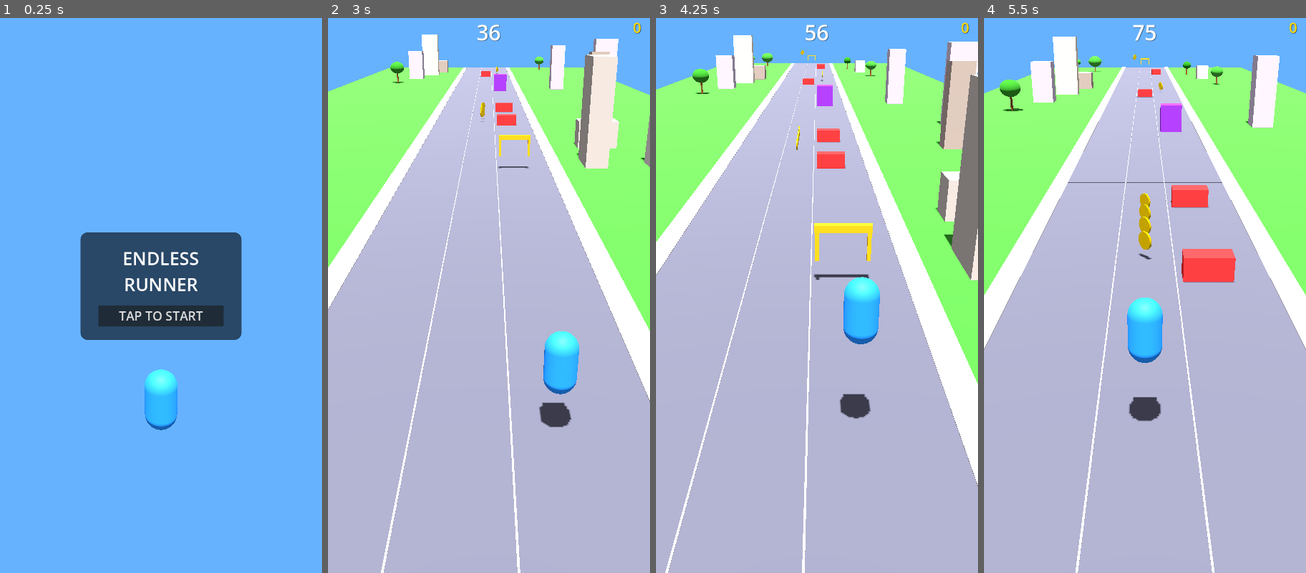
Above: before the commit, frames 1-4 (left to right).
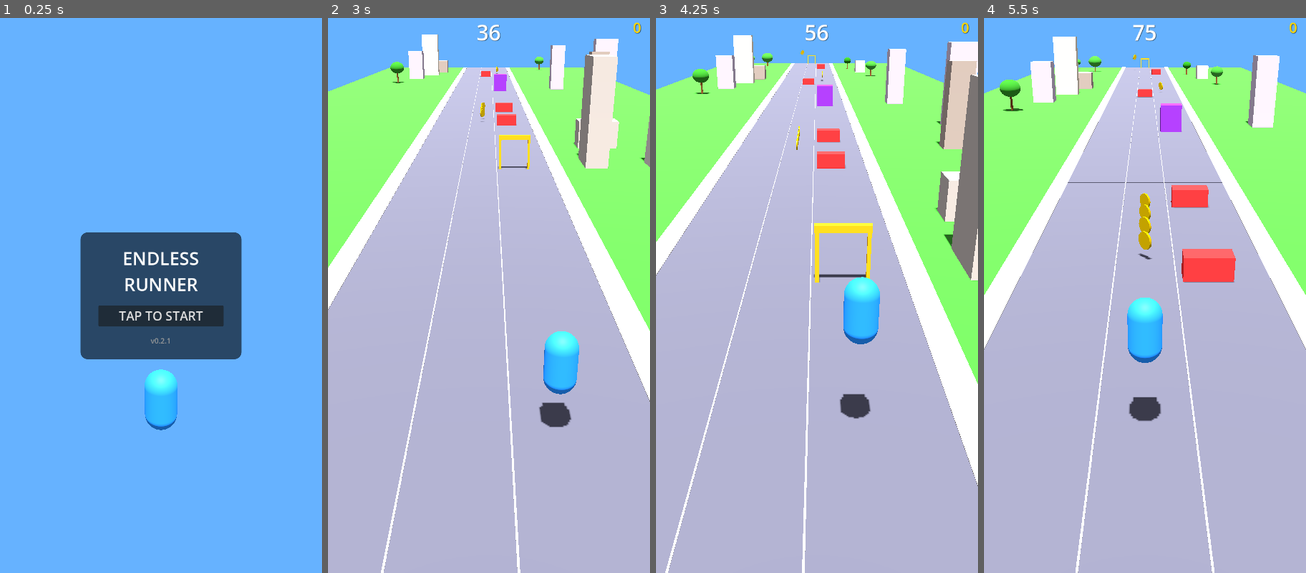
Above: after the commit, the same moments.

Repository: mikhailshilkov/endless-runner
Game: Godot game, scene res://scenes/main.tscn
Two runs of this game, one before a commit and one after it. Both use one fixed random seed, a clock stepped at 60 frames per second and the inputs below.
Inputs (mouse positions are in pixels of both pictures, inside the frame that each line leads up to):
- Up to frame 1 (0.25 s): no input
- Up to frame 2 (3 s): click "TAP TO START" at 0.5 s; move the mouse to (559, 256) at 1.27 s; hold D (move_right) 1.28-2.03 s; hold Space (jump) 1.28-2.03 s; click (559, 256) at 1.42 s; move the mouse to (424, 312) at 2.02 s; hold A (move_left) 2.03-2.78 s; tap S (slide) at 2.1 s; tap Space (jump) at 2.27, 2.3, 2.57 s; move the mouse to (521, 162) at 2.77 s; hold D (move_right) from 2.78 s (still down); hold Space (jump) from 2.78 s (still down)
- Up to frame 3 (4.25 s): keep holding D (move_right); move the mouse to (800, 400) at 3.52 s; release Space (jump) at 3.53 s; tap S (slide) at 3.6 s; click (800, 400) at 3.67 s; tap Space (jump) at 3.77, 3.8, 4.07 s
- Up to frame 4 (5.5 s): move the mouse to (1241, 373) at 4.27 s; release D (move_right) at 4.28 s; hold Space (jump) 4.28-5.03 s; hold A (move_left) from 4.28 s (still down); move the mouse to (1048, 201) at 5.02 s; tap S (slide) at 5.1 s; tap Space (jump) at 5.27, 5.3 s

The runs differ from the first frame. In frame 1, 1.8% of the frame differs, in the area x 24-76%, y 56-62%; in frame 2, less than 0.1%; in frame 3, 0.1%; in frame 4, less than 0.1%.

Commit message:
v0.2.1: Accumulating hearts, obstacle fixes, HUD improvements
- Hearts now accumulate (collect multiple, lose one per hit)
- HUD shows red heart symbols instead of text
- High obstacles: poles grounded, collision extends upward (no jumping over)
- Obstacle destruction effect on heart use
- Renamed shield to heart throughout
- Version label on start screen

Co-Authored-By: Claude Opus 4.6 <noreply@anthropic.com>

Diff:
--- a/scenes/hud.tscn
+++ b/scenes/hud.tscn
@@ -46,6 +46,15 @@
 horizontal_alignment = 2
 vertical_alignment = 1
 
+[node name="HeartContainer" type="HBoxContainer" parent="."]
+visible = false
+anchors_preset = 0
+offset_left = 20
+offset_top = 40
+offset_right = 200
+offset_bottom = 80
+theme_override_constants/separation = 4
+
 [node name="StartPanel" type="PanelContainer" parent="."]
 anchors_preset = 8
 anchor_left = 0.5
@@ -75,6 +84,13 @@
 layout_mode = 2
 theme_override_font_sizes/font_size = 28
 text = "TAP TO START"
+
+[node name="VersionLabel" type="Label" parent="StartPanel/VBoxContainer"]
+layout_mode = 2
+theme_override_colors/font_color = Color(0.6, 0.6, 0.6, 1)
+theme_override_font_sizes/font_size = 16
+text = "v0.2.1"
+horizontal_alignment = 1
 
 [node name="GameOverPanel" type="PanelContainer" parent="."]
 visible = false
--- a/scenes/obstacle_high.tscn
+++ b/scenes/obstacle_high.tscn
@@ -3,13 +3,13 @@
 [ext_resource type="Script" path="res://scripts/obstacle.gd" id="1"]
 
 [sub_resource type="BoxShape3D" id="BoxShape3D_high"]
-size = Vector3(2.2, 1.2, 0.5)
+size = Vector3(2.2, 6.0, 0.5)
 
 [sub_resource type="BoxMesh" id="BoxMesh_bar"]
 size = Vector3(2.2, 0.3, 0.3)
 
 [sub_resource type="BoxMesh" id="BoxMesh_pole"]
-size = Vector3(0.15, 1.2, 0.15)
+size = Vector3(0.15, 2.35, 0.15)
 
 [sub_resource type="StandardMaterial3D" id="StandardMaterial3D_high"]
 albedo_color = Color(0.9, 0.6, 0.1, 1)
@@ -22,7 +22,7 @@
 obstacle_type = "high"
 
 [node name="CollisionShape" type="CollisionShape3D" parent="."]
-transform = Transform3D(1, 0, 0, 0, 1, 0, 0, 0, 1, 0, 1.8, 0)
+transform = Transform3D(1, 0, 0, 0, 1, 0, 0, 0, 1, 0, 4.2, 0)
 shape = SubResource("BoxShape3D_high")
 
 [node name="Bar" type="MeshInstance3D" parent="."]
@@ -31,11 +31,11 @@
 surface_material_override/0 = SubResource("StandardMaterial3D_high")
 
 [node name="PoleLeft" type="MeshInstance3D" parent="."]
-transform = Transform3D(1, 0, 0, 0, 1, 0, 0, 0, 1, -1.0, 1.5, 0)
+transform = Transform3D(1, 0, 0, 0, 1, 0, 0, 0, 1, -1.0, 1.175, 0)
 mesh = SubResource("BoxMesh_pole")
 surface_material_override/0 = SubResource("StandardMaterial3D_high")
 
 [node name="PoleRight" type="MeshInstance3D" parent="."]
-transform = Transform3D(1, 0, 0, 0, 1, 0, 0, 0, 1, 1.0, 1.5, 0)
+transform = Transform3D(1, 0, 0, 0, 1, 0, 0, 0, 1, 1.0, 1.175, 0)
 mesh = SubResource("BoxMesh_pole")
 surface_material_override/0 = SubResource("StandardMaterial3D_high")
--- /dev/null
+++ b/scenes/shield_pickup.tscn
@@ -0,0 +1,48 @@
+[gd_scene load_steps=6 format=3]
+
+[ext_resource type="Script" path="res://scripts/shield_pickup.gd" id="1"]
+
+[sub_resource type="SphereShape3D" id="SphereShape3D_heart"]
+radius = 0.6
+
+[sub_resource type="StandardMaterial3D" id="StandardMaterial3D_heart"]
+albedo_color = Color(1.0, 0.1, 0.25, 1)
+metallic = 0.6
+roughness = 0.25
+emission_enabled = true
+emission = Color(1.0, 0.15, 0.3, 1)
+emission_energy_multiplier = 1.5
+
+[sub_resource type="SphereMesh" id="SphereMesh_lobe"]
+radius = 0.25
+height = 0.5
+radial_segments = 12
+rings = 6
+
+[sub_resource type="BoxMesh" id="BoxMesh_point"]
+size = Vector3(0.5, 0.5, 0.35)
+
+[node name="HeartPickup" type="Area3D"]
+collision_layer = 8
+collision_mask = 2
+script = ExtResource("1")
+
+[node name="CollisionShape" type="CollisionShape3D" parent="."]
+shape = SubResource("SphereShape3D_heart")
+
+[node name="HeartShape" type="Node3D" parent="."]
+
+[node name="LeftLobe" type="MeshInstance3D" parent="HeartShape"]
+transform = Transform3D(1, 0, 0, 0, 1, 0, 0, 0, 1, -0.18, 0.15, 0)
+mesh = SubResource("SphereMesh_lobe")
+surface_material_override/0 = SubResource("StandardMaterial3D_heart")
+
+[node name="RightLobe" type="MeshInstance3D" parent="HeartShape"]
+transform = Transform3D(1, 0, 0, 0, 1, 0, 0, 0, 1, 0.18, 0.15, 0)
+mesh = SubResource("SphereMesh_lobe")
+surface_material_override/0 = SubResource("StandardMaterial3D_heart")
+
+[node name="Point" type="MeshInstance3D" parent="HeartShape"]
+transform = Transform3D(0.707107, -0.707107, 0, 0.707107, 0.707107, 0, 0, 0, 1, 0, -0.1, 0)
+mesh = SubResource("BoxMesh_point")
+surface_material_override/0 = SubResource("StandardMaterial3D_heart")
--- a/scripts/game_manager.gd
+++ b/scripts/game_manager.gd
@@ -5,6 +5,7 @@
 signal score_changed(new_score: int)
 signal coins_changed(new_coins: int)
 signal speed_changed(new_speed: float)
+signal hearts_changed(count: int)
 
 enum GameState { MENU, PLAYING, GAME_OVER }
 
@@ -12,11 +13,12 @@
 var score: int = 0
 var coins: int = 0
 var distance: float = 0.0
+var hearts: int = 0
 
 # Speed settings
 var base_speed: float = 15.0
 var current_speed: float = 15.0
-var max_speed: float = 35.0
+var max_speed: float = 50.0
 var speed_increase_rate: float = 0.15 # per second
 
 # Lane settings
@@ -46,10 +48,12 @@
 	score = 0
 	coins = 0
 	distance = 0.0
+	hearts = 0
 	current_speed = base_speed
 	score_changed.emit(score)
 	coins_changed.emit(coins)
 	speed_changed.emit(current_speed)
+	hearts_changed.emit(0)
 	game_started.emit()
 
 
@@ -63,5 +67,18 @@
 	coins_changed.emit(coins)
 
 
+func add_heart() -> void:
+	hearts += 1
+	hearts_changed.emit(hearts)
+
+
+func use_heart() -> bool:
+	if hearts > 0:
+		hearts -= 1
+		hearts_changed.emit(hearts)
+		return true
+	return false
+
+
 func is_playing() -> bool:
 	return state == GameState.PLAYING
--- a/scripts/hud.gd
+++ b/scripts/hud.gd
@@ -2,6 +2,7 @@
 
 @onready var score_label: Label = $ScoreLabel
 @onready var coin_label: Label = $CoinLabel
+@onready var heart_container: HBoxContainer = $HeartContainer
 @onready var start_panel: PanelContainer = $StartPanel
 @onready var game_over_panel: PanelContainer = $GameOverPanel
 @onready var final_score_label: Label = $GameOverPanel/VBoxContainer/FinalScoreLabel
@@ -11,6 +12,7 @@
 func _ready() -> void:
 	GameManager.score_changed.connect(_on_score_changed)
 	GameManager.coins_changed.connect(_on_coins_changed)
+	GameManager.hearts_changed.connect(_on_hearts_changed)
 	GameManager.game_started.connect(_on_game_started)
 	GameManager.game_over.connect(_on_game_over)
 	_show_start_screen()
@@ -21,6 +23,7 @@
 	game_over_panel.visible = false
 	score_label.visible = false
 	coin_label.visible = false
+	heart_container.visible = false
 
 
 func _on_game_started() -> void:
@@ -28,6 +31,8 @@
 	game_over_panel.visible = false
 	score_label.visible = true
 	coin_label.visible = true
+	heart_container.visible = true
+	_update_hearts(0)
 	score_label.text = "0"
 	coin_label.text = "0"
 
@@ -46,6 +51,24 @@
 	coin_label.text = str(new_coins)
 
 
+func _on_hearts_changed(count: int) -> void:
+	_update_hearts(count)
+
+
+func _update_hearts(count: int) -> void:
+	# Clear existing hearts
+	for child in heart_container.get_children():
+		child.queue_free()
+	# Add heart symbols
+	for i in range(count):
+		var heart := Label.new()
+		heart.text = "\u2764"
+		heart.add_theme_font_size_override("font_size", 28)
+		heart.add_theme_color_override("font_color", Color(1.0, 0.15, 0.25, 1))
+		heart.add_theme_color_override("font_shadow_color", Color(0, 0, 0, 0.5))
+		heart_container.add_child(heart)
+
+
 func _on_start_button_pressed() -> void:
 	GameManager.start_game()
 
--- a/scripts/obstacle.gd
+++ b/scripts/obstacle.gd
@@ -14,14 +14,30 @@
 
 func _on_body_entered(body: Node3D) -> void:
 	if body.is_in_group("player"):
-		# Check if player can pass through
 		match obstacle_type:
 			"high":
-				# High obstacles can be passed by sliding
 				if body.is_sliding:
 					return
 			"low":
-				# Low obstacles can be passed by jumping
 				if not body.is_on_floor():
 					return
+		if GameManager.use_heart():
+			body.flash_heart()
+			_destroy()
+			return
 		body.die()
+
+
+func _destroy() -> void:
+	set_deferred("monitoring", false)
+	# Fling all mesh children upward and outward
+	for child in get_children():
+		if child is MeshInstance3D:
+			var tween := create_tween()
+			tween.set_parallel(true)
+			var fling_dir := Vector3(randf_range(-3.0, 3.0), randf_range(4.0, 8.0), randf_range(1.0, 4.0))
+			tween.tween_property(child, "position", child.position + fling_dir, 0.4).set_ease(Tween.EASE_OUT)
+			tween.tween_property(child, "rotation_degrees", Vector3(randf_range(-360, 360), randf_range(-360, 360), 0), 0.4)
+			tween.tween_property(child, "scale", Vector3.ZERO, 0.4).set_delay(0.1)
+	# Remove after animation
+	get_tree().create_timer(0.5).timeout.connect(queue_free)
--- a/scripts/player.gd
+++ b/scripts/player.gd
@@ -118,6 +118,13 @@
 	mesh.position.y = 0.0
 
 
+func flash_heart() -> void:
+	# Brief flash to show shield was consumed
+	var tween := create_tween()
+	tween.tween_property(mesh, "transparency", 0.7, 0.1)
+	tween.tween_property(mesh, "transparency", 0.0, 0.2)
+
+
 func die() -> void:
 	if is_dead:
 		return
--- /dev/null
+++ b/scripts/shield_pickup.gd
@@ -0,0 +1,24 @@
+extends Area3D
+
+var rotation_speed: float = 2.0
+var bob_speed: float = 1.5
+var bob_amount: float = 0.3
+var base_y: float = 0.0
+
+
+func _ready() -> void:
+	base_y = position.y
+	body_entered.connect(_on_body_entered)
+
+
+func _process(delta: float) -> void:
+	rotation.y += rotation_speed * delta
+	position.y = base_y + sin(Time.get_ticks_msec() * 0.001 * bob_speed) * bob_amount
+
+
+func _on_body_entered(body: Node3D) -> void:
+	if body.is_in_group("player"):
+		GameManager.add_heart()
+		set_deferred("monitoring", false)
+		visible = false
+		queue_free()
--- a/scripts/track_spawner.gd
+++ b/scripts/track_spawner.gd
@@ -8,10 +8,13 @@
 var obstacle_high_scene: PackedScene
 var obstacle_full_scene: PackedScene
 var coin_scene: PackedScene
+var heart_scene: PackedScene
 
 var distance_scrolled: float = 0.0
 var next_chunk_at: float = 0.0  # World-space z where the next chunk should go
 var chunks_spawned: int = 0
+var next_heart_at: float = 1000.0  # Distance for next heart spawn
+const HEART_INTERVAL: float = 1000.0
 
 
 func _ready() -> void:
@@ -20,6 +23,7 @@
 	obstacle_high_scene = preload("res://scenes/obstacle_high.tscn")
 	obstacle_full_scene = preload("res://scenes/obstacle_full.tscn")
 	coin_scene = preload("res://scenes/coin.tscn")
+	heart_scene = preload("res://scenes/shield_pickup.tscn")
 	GameManager.game_started.connect(_on_game_started)
 
 
@@ -29,6 +33,7 @@
 	distance_scrolled = 0.0
 	next_chunk_at = 0.0
 	chunks_spawned = 0
+	next_heart_at = HEART_INTERVAL
 	# Spawn initial batch
 	_ensure_chunks()
 
@@ -98,6 +103,15 @@
 		obstacle.position = Vector3(GameManager.LANES[lane], 0.0, z_offset)
 		chunk.add_child(obstacle)
 
+	# Heart pickup — spawns every ~1000 distance
+	var chunk_start_dist: float = next_chunk_at - CHUNK_LENGTH
+	if chunk_start_dist >= next_heart_at:
+		var heart_lane := randi_range(0, 2)
+		var heart: Node3D = heart_scene.instantiate()
+		heart.position = Vector3(GameManager.LANES[heart_lane], 1.5, 0.0)
+		chunk.add_child(heart)
+		next_heart_at = chunk_start_dist + HEART_INTERVAL
+
 	# Coin lines
 	if randf() < 0.7:
 		var coin_lane := randi_range(0, 2)
Not shown, added: scripts/shield_pickup.gd.uid
